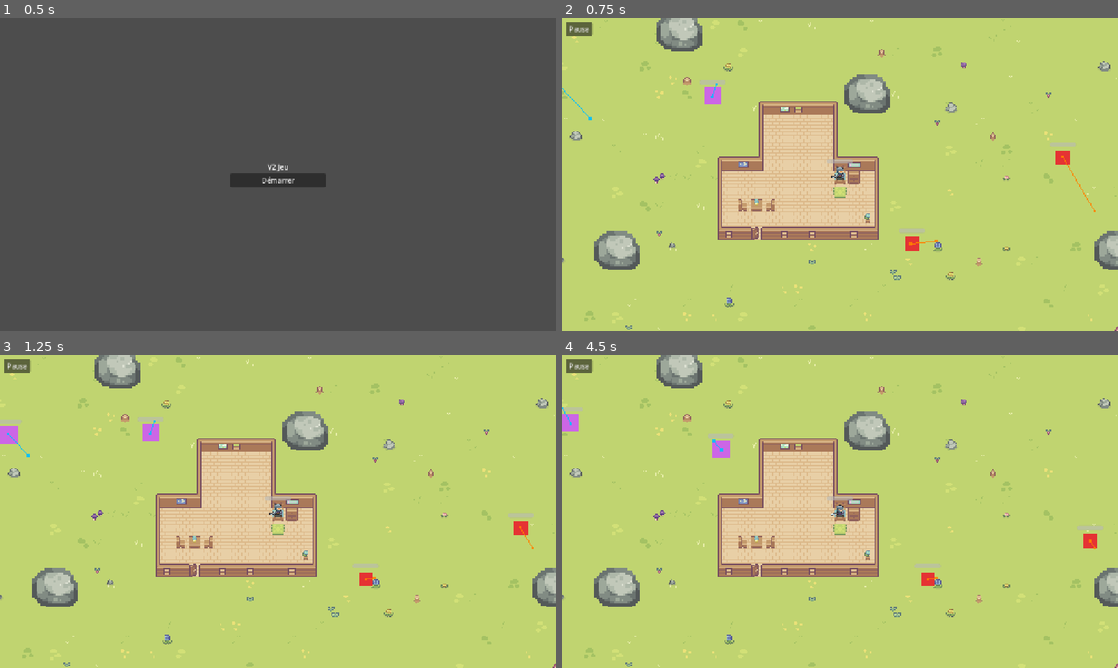
Above: before the commit, frames 1-4 (two rows, left to right).
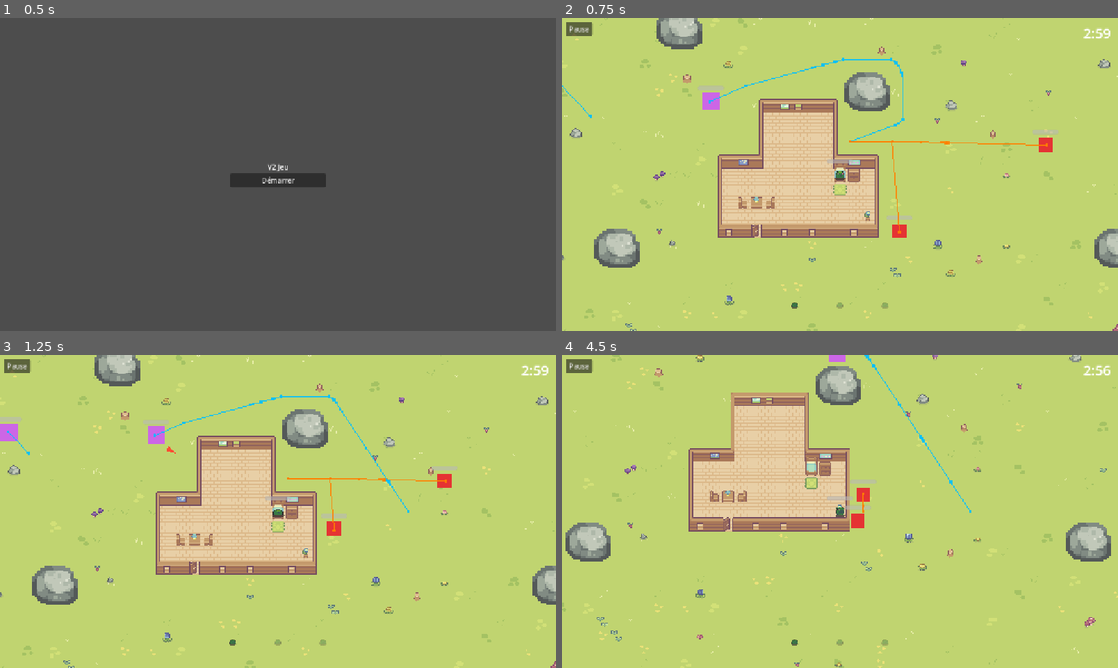
Above: after the commit, the same moments.

Repository: zwentty/v-2-jeu
Game: Godot game, scene res://scenes/menus/menu.tscn
Two runs of this game, one before a commit and one after it. Both use one fixed random seed, a clock stepped at 60 frames per second and the inputs below.
Inputs (mouse positions are in pixels of both pictures, inside the frame that each line leads up to):
- Up to frame 1 (0.5 s): no input
- Up to frame 2 (0.75 s): click "Démarrer" at 0.5 s
- Up to frame 3 (1.25 s): no input
- Up to frame 4 (4.5 s): click "Pause" at 1.25 s; click "▶ Reprendre" at 2 s; tap Enter at 2.75 s; move the mouse to (962, 495) at 2.77 s; hold D 2.78-3.53 s; hold G (transform_base) 2.78-3.53 s; click (962, 495) at 2.92 s; tap Space at 3.02, 3.77 s; move the mouse to (728, 527) at 3.52 s; hold S 3.53-4.28 s; tap R (transform_next) at 3.6 s; move the mouse to (895, 442) at 4.27 s; hold D from 4.28 s (still down); hold A (transform_prev) from 4.28 s (still down)

Frame 1 is identical in both runs. In frame 2, 10% of the frame differs, in the area x 0-100%, y 0-100%; in frame 3, 10%; in frame 4, 22%.
Error before the commit: Parse Error: Function "_handle_attack_dash()" not found in base self. (res://scenes/player/player.gd:94)

Commit message:
merge finit

Diff:
--- a/resources/forms/base_form.tres
+++ b/resources/forms/base_form.tres
@@ -5,7 +5,6 @@
 ; toute autre forme — plus rien n'est codé en dur dans player.gd.
 
 [gd_resource type="Resource" script_class="PlayableForm" load_steps=8 format=3 uid="uid://cbaseform0000a"]
-[gd_resource type="Resource" script_class="PlayableForm" format=3 uid="uid://dkulep5dfk44a"]
 
 [ext_resource type="Script" uid="uid://epf0fjhe3k8x" path="res://scripts/playable_form.gd" id="1"]
 [ext_resource type="Resource" uid="uid://cbv1vgsys7dr7" path="res://resources/forms/base_slime_stats.tres" id="2"]
--- a/scenes/player/player.gd
+++ b/scenes/player/player.gd
@@ -91,9 +91,9 @@
 	# effet (elle ne s'applique qu'à la frame suivante).
 	if _is_dying:
 		return
-	_handle_attack_dash(delta)
-	_handle_stun(delta)
-	if not is_attack_dashing and not is_stunned:
+	# Pendant qu'une capacité pilote le joueur (dash, stun…), il ne bouge pas de
+	# lui-même : la capacité appelle alors move_and_slide à sa place.
+	if not control_locked:
 		_handle_movement()
 	_handle_invincibility(delta)
 	_update_visual()
@@ -288,9 +288,11 @@
 	if frames == null or not frames.has_animation(DEATH_ANIM):
 		return
 
-	# Coupe l'attaque-dash / stun en cours pour ne pas ré-écraser le sprite.
-	is_attack_dashing = false
-	is_stunned = false
+	# Rend au joueur le contrôle qu'une capacité aurait pris (dash/stun) pour ne
+	# pas ré-écraser le sprite de mort. La scène de capacité, elle, se fige avec
+	# la pause du jeu déclenchée par la cinématique (PROCESS_MODE hérité).
+	control_locked = false
+	is_intangible = false
 	animated_sprite.modulate = Color.WHITE
 	animated_sprite.flip_h = false
 	animated_sprite.process_mode = Node.PROCESS_MODE_ALWAYS
Not shown: 1 places in scenes/ui/run_timer.tscn that only renumber resources
